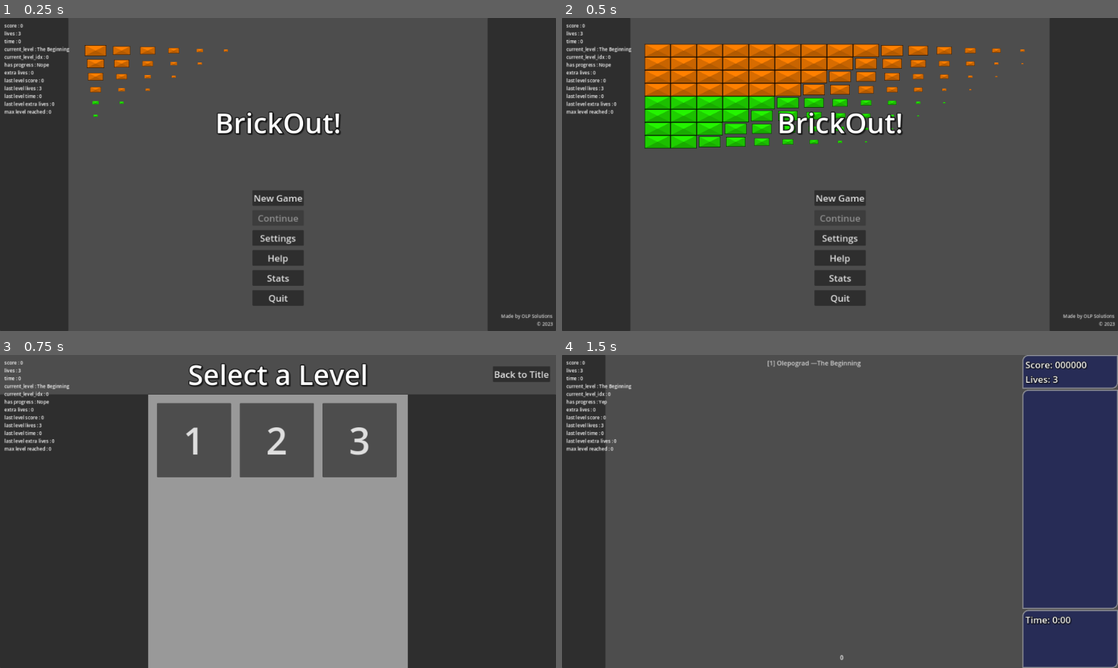
Above: before the commit, frames 1-4 (two rows, left to right).
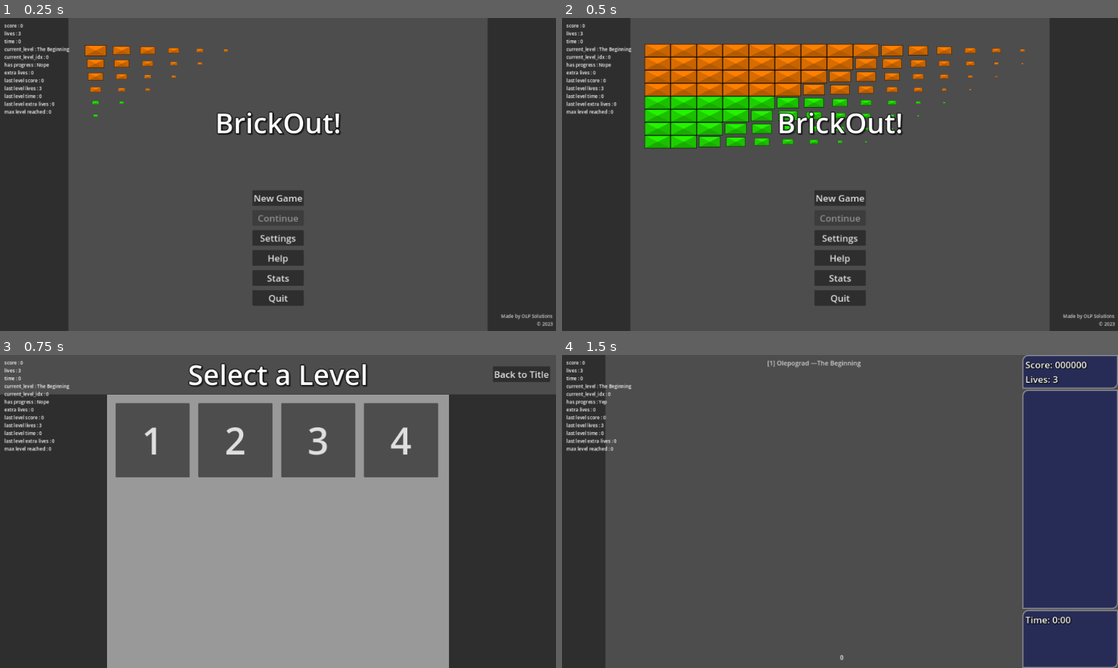
Above: after the commit, the same moments.

Repository: O-39889/brickout
Game: Godot game, scene res://scenes/title_screen.tscn
Same seed, same stepped clock (60 frames per second), same inputs: the game is played once before the commit and once after it. The engine's default icon, where the game draws it, is replaced by a stand-in: a white triangle on a blue panel in a dark square.
Inputs:
- Up to frame 1 (0.25 s): no input
- Up to frame 2 (0.5 s): no input
- Up to frame 3 (0.75 s): click "New Game" at 0.5 s
- Up to frame 4 (1.5 s): click "1" at 1.25 s

Frames 1-2 are identical in both runs. In frame 3, 16% of the frame differs, in the area x 19-81%, y 12-100%; in frame 4, nothing differs.

Commit message:
Add another level

Diff:
--- /dev/null
+++ b/scenes/levels_new/main_campaign/circlularos.tscn
@@ -0,0 +1,319 @@
+[gd_scene load_steps=10 format=3 uid="uid://esegc4tiog34"]
+
+[ext_resource type="PackedScene" uid="uid://cljyfysqemsgw" path="res://scenes/level.tscn" id="1_plce0"]
+[ext_resource type="Script" path="res://scripts/main_level.gd" id="2_x8dsk"]
+[ext_resource type="PackedScene" uid="uid://c0pvsntagt4y6" path="res://scenes/level_components/ball_component.tscn" id="3_nx3xr"]
+[ext_resource type="PackedScene" uid="uid://coqsjdil7pruh" path="res://scenes/level_components/brick_component.tscn" id="4_ve618"]
+[ext_resource type="PackedScene" uid="uid://blefa03mpdv8b" path="res://scenes/unbreakable_brick.tscn" id="5_hefwe"]
+[ext_resource type="PackedScene" uid="uid://blofikyc7x7vn" path="res://scenes/RegularBrick.tscn" id="6_510uo"]
+[ext_resource type="PackedScene" uid="uid://jeo4t2v7ja84" path="res://scenes/level_components/powerup_component.tscn" id="7_cdaim"]
+
+[sub_resource type="CircleShape2D" id="CircleShape2D_s0tb3"]
+radius = 270.0
+
+[sub_resource type="LabelSettings" id="LabelSettings_kwewi"]
+font_size = 22
+font_color = Color(1, 1, 1, 0.752941)
+
+[node name="MainLevelGameplay" instance=ExtResource("1_plce0")]
+script = ExtResource("2_x8dsk")
+level_name = "A circle? In a rectanglular game?"
+level_author = "Olepograd"
+allow_level_finish_powerup = true
+powerup_chance = 0.111
+
+[node name="BallComponent" parent="." index="2" instance=ExtResource("3_nx3xr")]
+metadata/_edit_lock_ = true
+
+[node name="BrickComponent" parent="." index="3" instance=ExtResource("4_ve618")]
+metadata/_edit_lock_ = true
+
+[node name="CollisionShape2D" type="CollisionShape2D" parent="BrickComponent" index="0"]
+process_mode = 4
+visible = false
+position = Vector2(720, 361)
+shape = SubResource("CircleShape2D_s0tb3")
+disabled = true
+metadata/_edit_lock_ = true
+
+[node name="Brick" parent="BrickComponent" index="1" instance=ExtResource("6_510uo")]
+position = Vector2(720, 113)
+is_shimmering = true
+color = 5
+
+[node name="Brick13" parent="BrickComponent" index="2" instance=ExtResource("6_510uo")]
+position = Vector2(630, 113)
+is_shimmering = true
+color = 5
+
+[node name="Brick14" parent="BrickComponent" index="3" instance=ExtResource("6_510uo")]
+position = Vector2(810, 113)
+is_shimmering = true
+color = 5
+
+[node name="Brick15" parent="BrickComponent" index="4" instance=ExtResource("6_510uo")]
+position = Vector2(540, 158)
+color = 3
+
+[node name="Brick16" parent="BrickComponent" index="5" instance=ExtResource("6_510uo")]
+position = Vector2(540, 203)
+color = 3
+
+[node name="Brick17" parent="BrickComponent" index="6" instance=ExtResource("6_510uo")]
+position = Vector2(450, 248)
+color = 3
+
+[node name="Brick18" parent="BrickComponent" index="7" instance=ExtResource("6_510uo")]
+position = Vector2(900, 158)
+color = 3
+
+[node name="Brick19" parent="BrickComponent" index="8" instance=ExtResource("6_510uo")]
+position = Vector2(900, 203)
+color = 3
+
+[node name="Brick22" parent="BrickComponent" index="9" instance=ExtResource("6_510uo")]
+position = Vector2(990, 338)
+color = 3
+
+[node name="Brick27" parent="BrickComponent" index="10" instance=ExtResource("6_510uo")]
+position = Vector2(990, 293)
+color = 3
+
+[node name="Brick23" parent="BrickComponent" index="11" instance=ExtResource("6_510uo")]
+position = Vector2(810, 608)
+color = 3
+
+[node name="Brick24" parent="BrickComponent" index="12" instance=ExtResource("6_510uo")]
+position = Vector2(900, 563)
+color = 3
+
+[node name="Brick25" parent="BrickComponent" index="13" instance=ExtResource("6_510uo")]
+position = Vector2(900, 518)
+color = 3
+
+[node name="Brick68" parent="BrickComponent" index="14" instance=ExtResource("6_510uo")]
+position = Vector2(630, 518)
+color = 2
+
+[node name="Brick26" parent="BrickComponent" index="15" instance=ExtResource("6_510uo")]
+position = Vector2(990, 473)
+color = 3
+
+[node name="Brick28" parent="BrickComponent" index="16" instance=ExtResource("6_510uo")]
+position = Vector2(990, 383)
+color = 3
+
+[node name="Brick30" parent="BrickComponent" index="17" instance=ExtResource("6_510uo")]
+position = Vector2(540, 563)
+color = 3
+
+[node name="Brick31" parent="BrickComponent" index="18" instance=ExtResource("6_510uo")]
+position = Vector2(540, 518)
+color = 3
+
+[node name="Brick32" parent="BrickComponent" index="19" instance=ExtResource("6_510uo")]
+position = Vector2(450, 473)
+color = 3
+
+[node name="Brick35" parent="BrickComponent" index="20" instance=ExtResource("6_510uo")]
+position = Vector2(540, 473)
+color = 5
+
+[node name="Brick39" parent="BrickComponent" index="21" instance=ExtResource("6_510uo")]
+position = Vector2(630, 428)
+color = 5
+
+[node name="Brick42" parent="BrickComponent" index="22" instance=ExtResource("6_510uo")]
+position = Vector2(720, 383)
+color = 5
+
+[node name="Brick44" parent="BrickComponent" index="23" instance=ExtResource("6_510uo")]
+position = Vector2(810, 338)
+color = 5
+
+[node name="Brick46" parent="BrickComponent" index="24" instance=ExtResource("6_510uo")]
+position = Vector2(900, 293)
+color = 5
+
+[node name="Brick47" parent="BrickComponent" index="25" instance=ExtResource("6_510uo")]
+position = Vector2(990, 248)
+color = 5
+
+[node name="Brick33" parent="BrickComponent" index="26" instance=ExtResource("6_510uo")]
+position = Vector2(450, 428)
+color = 3
+
+[node name="Brick34" parent="BrickComponent" index="27" instance=ExtResource("6_510uo")]
+position = Vector2(450, 383)
+color = 3
+
+[node name="Brick36" parent="BrickComponent" index="28" instance=ExtResource("6_510uo")]
+position = Vector2(450, 293)
+color = 3
+
+[node name="Brick37" parent="BrickComponent" index="29" instance=ExtResource("6_510uo")]
+position = Vector2(630, 158)
+color = 2
+
+[node name="Brick38" parent="BrickComponent" index="30" instance=ExtResource("6_510uo")]
+position = Vector2(540, 248)
+color = 2
+
+[node name="Brick40" parent="BrickComponent" index="31" instance=ExtResource("6_510uo")]
+position = Vector2(630, 563)
+color = 2
+
+[node name="Brick41" parent="BrickComponent" index="32" instance=ExtResource("6_510uo")]
+position = Vector2(810, 563)
+color = 2
+
+[node name="Brick43" parent="BrickComponent" index="33" instance=ExtResource("6_510uo")]
+position = Vector2(900, 248)
+color = 3
+
+[node name="Brick45" parent="BrickComponent" index="34" instance=ExtResource("6_510uo")]
+position = Vector2(630, 203)
+color = 2
+
+[node name="Brick48" parent="BrickComponent" index="35" instance=ExtResource("6_510uo")]
+position = Vector2(810, 203)
+color = 2
+
+[node name="Brick50" parent="BrickComponent" index="36" instance=ExtResource("6_510uo")]
+position = Vector2(540, 338)
+color = 2
+
+[node name="Brick51" parent="BrickComponent" index="37" instance=ExtResource("6_510uo")]
+position = Vector2(900, 338)
+color = 2
+
+[node name="Brick52" parent="BrickComponent" index="38" instance=ExtResource("6_510uo")]
+position = Vector2(810, 248)
+color = 2
+
+[node name="Brick53" parent="BrickComponent" index="39" instance=ExtResource("6_510uo")]
+position = Vector2(630, 293)
+color = 2
+
+[node name="Brick54" parent="BrickComponent" index="40" instance=ExtResource("6_510uo")]
+position = Vector2(540, 383)
+color = 2
+
+[node name="Brick55" parent="BrickComponent" index="41" instance=ExtResource("6_510uo")]
+position = Vector2(900, 383)
+color = 2
+
+[node name="Brick56" parent="BrickComponent" index="42" instance=ExtResource("6_510uo")]
+position = Vector2(810, 293)
+color = 2
+
+[node name="Brick57" parent="BrickComponent" index="43" instance=ExtResource("6_510uo")]
+position = Vector2(630, 338)
+color = 2
+
+[node name="Brick58" parent="BrickComponent" index="44" instance=ExtResource("6_510uo")]
+position = Vector2(540, 428)
+color = 2
+
+[node name="Brick59" parent="BrickComponent" index="45" instance=ExtResource("6_510uo")]
+position = Vector2(900, 428)
+color = 2
+
+[node name="Brick61" parent="BrickComponent" index="46" instance=ExtResource("6_510uo")]
+position = Vector2(630, 383)
+color = 2
+
+[node name="Brick62" parent="BrickComponent" index="47" instance=ExtResource("6_510uo")]
+position = Vector2(810, 383)
+color = 2
+
+[node name="Brick64" parent="BrickComponent" index="48" instance=ExtResource("6_510uo")]
+position = Vector2(810, 428)
+color = 2
+
+[node name="Brick65" parent="BrickComponent" index="49" instance=ExtResource("6_510uo")]
+position = Vector2(630, 473)
+color = 2
+
+[node name="Brick66" parent="BrickComponent" index="50" instance=ExtResource("6_510uo")]
+position = Vector2(810, 473)
+color = 2
+
+[node name="Brick3" parent="BrickComponent" index="51" instance=ExtResource("6_510uo")]
+position = Vector2(720, 158)
+color = 2
+
+[node name="Brick5" parent="BrickComponent" index="52" instance=ExtResource("6_510uo")]
+position = Vector2(720, 248)
+color = 2
+
+[node name="Brick6" parent="BrickComponent" index="53" instance=ExtResource("6_510uo")]
+position = Vector2(720, 293)
+color = 2
+
+[node name="Brick7" parent="BrickComponent" index="54" instance=ExtResource("6_510uo")]
+position = Vector2(720, 338)
+color = 2
+
+[node name="Brick9" parent="BrickComponent" index="55" instance=ExtResource("6_510uo")]
+position = Vector2(720, 428)
+color = 2
+
+[node name="Brick10" parent="BrickComponent" index="56" instance=ExtResource("6_510uo")]
+position = Vector2(720, 473)
+color = 2
+
+[node name="Brick11" parent="BrickComponent" index="57" instance=ExtResource("6_510uo")]
+position = Vector2(720, 518)
+color = 2
+
+[node name="Brick12" parent="BrickComponent" index="58" instance=ExtResource("6_510uo")]
+position = Vector2(720, 608)
+color = 3
+
+[node name="UnbreakableBrick" parent="BrickComponent" index="59" instance=ExtResource("5_hefwe")]
+position = Vector2(450, 338)
+
+[node name="UnbreakableBrick2" parent="BrickComponent" index="60" instance=ExtResource("5_hefwe")]
+position = Vector2(540, 293)
+
+[node name="UnbreakableBrick3" parent="BrickComponent" index="61" instance=ExtResource("5_hefwe")]
+position = Vector2(630, 248)
+
+[node name="UnbreakableBrick4" parent="BrickComponent" index="62" instance=ExtResource("5_hefwe")]
+position = Vector2(810, 158)
+
+[node name="UnbreakableBrick8" parent="BrickComponent" index="63" instance=ExtResource("5_hefwe")]
+position = Vector2(720, 203)
+
+[node name="UnbreakableBrick9" parent="BrickComponent" index="64" instance=ExtResource("5_hefwe")]
+position = Vector2(720, 563)
+
+[node name="UnbreakableBrick16" parent="BrickComponent" index="65" instance=ExtResource("5_hefwe")]
+position = Vector2(630, 608)
+
+[node name="UnbreakableBrick5" parent="BrickComponent" index="66" instance=ExtResource("5_hefwe")]
+position = Vector2(990, 428)
+
+[node name="UnbreakableBrick6" parent="BrickComponent" index="67" instance=ExtResource("5_hefwe")]
+position = Vector2(900, 473)
+
+[node name="UnbreakableBrick7" parent="BrickComponent" index="68" instance=ExtResource("5_hefwe")]
+position = Vector2(810, 518)
+
+[node name="PowerupComponent" parent="." index="4" instance=ExtResource("7_cdaim")]
+metadata/_edit_lock_ = true
+
+[node name="CanvasLayer" type="CanvasLayer" parent="." index="5"]
+
+[node name="LevelAuthorName" type="Label" parent="CanvasLayer" index="0"]
+unique_name_in_owner = true
+anchors_preset = 5
+anchor_left = 0.5
+anchor_right = 0.5
+offset_top = 12.0
+grow_horizontal = 2
+text = "Author Name — Level Name"
+label_settings = SubResource("LabelSettings_kwewi")
+horizontal_alignment = 1
+metadata/_edit_lock_ = true
--- a/scenes/singletons/game_progression.tscn
+++ b/scenes/singletons/game_progression.tscn
@@ -5,4 +5,4 @@
 [node name="GameProgression" type="Node"]
 script = ExtResource("1_tj43e")
 main_campaign_dir = "res://scenes/levels_new/main_campaign"
-level_campaign = PackedStringArray("first_levle", "shimmer_intro", "will_come_up_with_the_name_later")
+level_campaign = PackedStringArray("first_levle", "shimmer_intro", "will_come_up_with_the_name_later", "circlularos")
